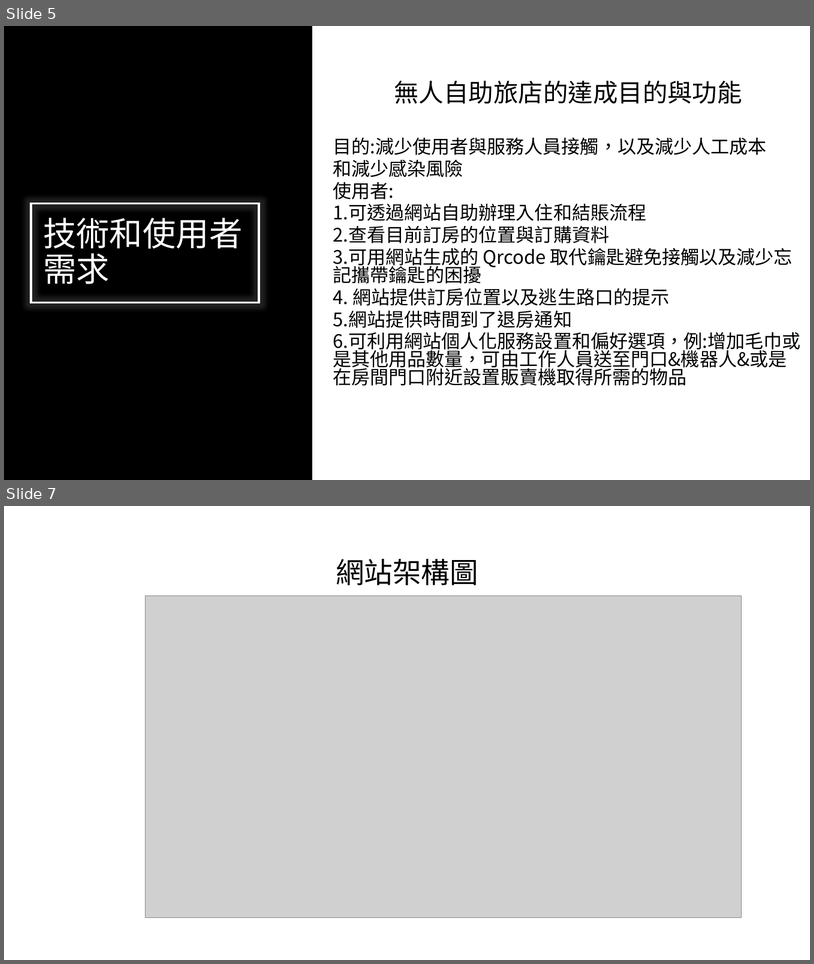
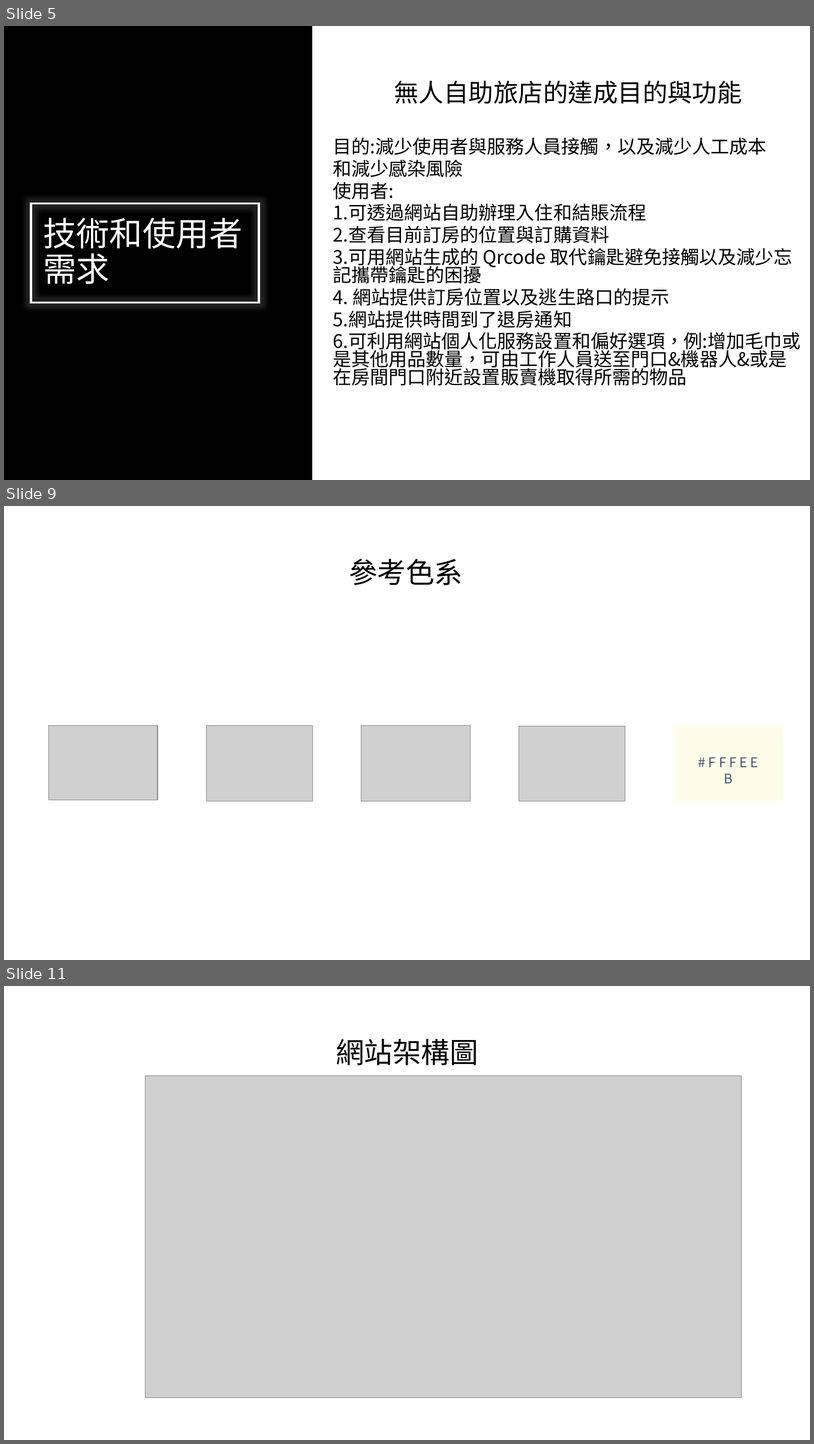
Before and after one commit to WeiHsuanLai/Taishan, a slide deck: 無人自助旅店期初報告.pptx. Shown one above the other, each under a label of ours: slides 5 and 7 before the commit, slides 5, 9 and 11 after it; the slides between them are not shown. The pictures are 814x964 and 814x1444 pixels, drawn with LibreOffice and Linux fonts; fonts in the diff are those of the drawing; grey boxes stand for pictures. Boxes give left, top, right and bottom in pixels: in the first picture for what was removed or moved away, otherwise in the second. Text is boxed around its words. In the diff, an @@ line names an element or a change of style, - is before the commit and + after.

```diff
--- a/無人自助旅店期初報告.pptx
+++ b/無人自助旅店期初報告.pptx
@@ slide 9 added at <box>4,506,810,960</box>, background #FFFFFF @@
@@ title added at <box>349,559,463,585</box>, 34 pt, text #000000 @@
+參考色系
@@ picture added at <box>49,726,158,800</box> @@
@@ picture added at <box>207,726,313,801</box> @@
@@ picture added at <box>362,725,470,801</box> @@
@@ picture added at <box>519,726,626,801</box> @@
@@ rectangle added at <box>674,725,783,801</box>, fill #FFFEEB @@
@@ text added at <box>709,757,759,783</box>, 16 pt, text #44546A @@
+# F F F E E B
@@ what was slide 7 is now slide 11 @@
```
Also in this commit, not shown: 1 slide changed, 3 other slides added, 1 other file.
